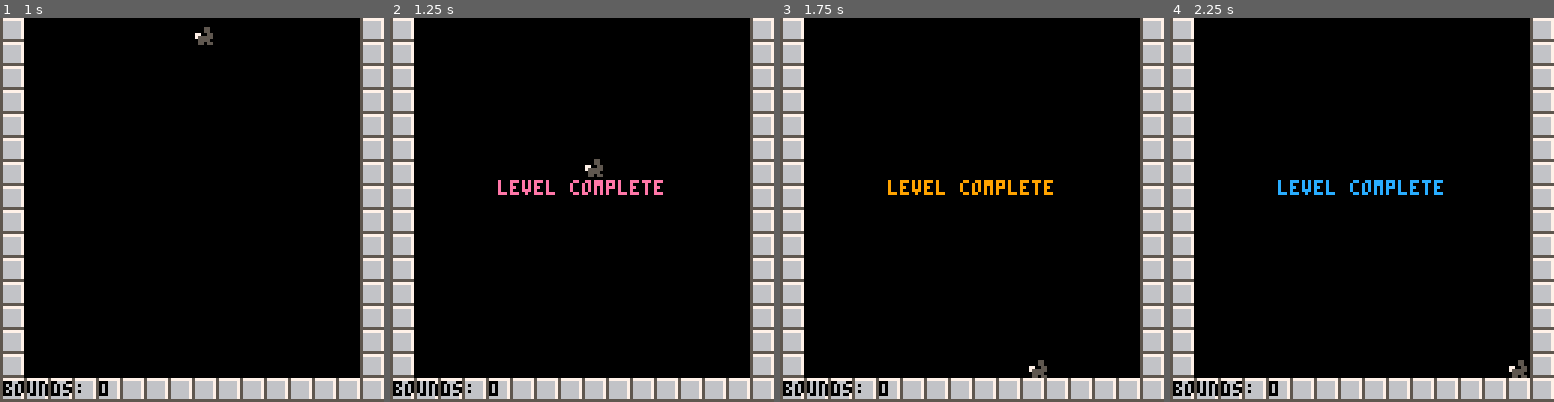
Above: before the commit, frames 1-4 (left to right).
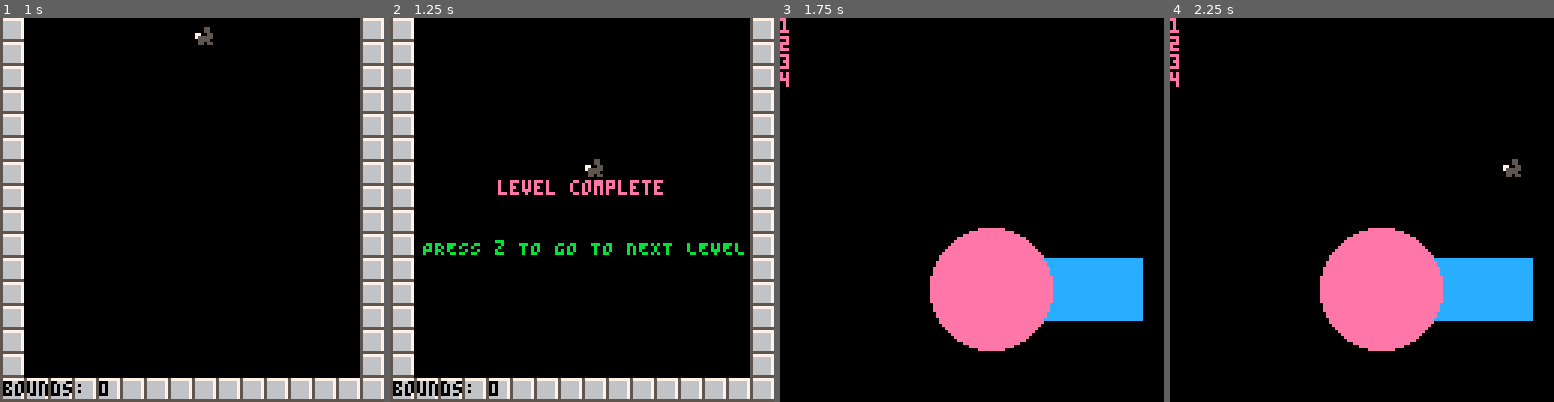
Above: after the commit, the same moments.

Repository: bardunbar/ggj-21
Game: PICO-8 cartridge carts/ggj-21.p8
The game is run twice, just before and just after one commit, with the same random seed, the same clock (stepped at 60 frames per second) and the same inputs.
Inputs:
- Up to frame 1 (1 s): tap X (X key) at 0.33 s; tap O (Z key) at 0.7 s
- Up to frame 2 (1.25 s): tap X (X key) at 1.07 s
- Up to frame 3 (1.75 s): hold Right from 1.6 s (still down); tap O (Z key) at 1.7 s
- Up to frame 4 (2.25 s): tap X (X key) at 1.85 s; release Right at 2.1 s; tap O (Z key) at 2.1 s; hold Up from 2.15 s (still down)

Frame 1 is identical in both runs. In frame 2, 0.9% of the frame differs, in the area x 8-93%, y 57-62%; in frame 3, 30%; in frame 4, 30%, in the area x 0-100%, y 0-100%.

Commit message:
Adding level complete > next level sequence

Diff:
--- a/carts/hud.lua
+++ b/carts/hud.lua
@@ -4,9 +4,18 @@
     self.gameContext = gameContext
 end
 
+function hud:update()
+    if self.gameContext.isLevelComplete then
+        if btnp(4) then
+            self.gameContext:nextLevel()
+        end
+    end
+end
+
 function hud:draw()
     print("bounds: " .. self.gameContext.boundCount, 1, 121, 0)
     if self.gameContext.isLevelComplete then
         print("level complete", 36, 54, utilities:getHighlightColor())
+        print("PRESS z TO GO TO NEXT LEVEL", 11, 74, 11)
     end
 end
--- a/carts/levelBase.lua
+++ b/carts/levelBase.lua
@@ -19,9 +19,10 @@
 function levelBase:update()
     self.gameContext.player:update()
 
-    if btnp(5) then
+    if btnp(5) and not self.gameContext.isLevelComplete then
         self.gameContext:completeLevel()
     end
+    hud:update()
 end
 
 function levelBase:draw()
--- a/carts/main.lua
+++ b/carts/main.lua
@@ -1,18 +1,40 @@
 
 -- Current screen of the game
 curscreen = nil
-gameContext = {}
+gameContext = {
+    screens =
+    {
+        mainMenu = mainMenu,
+        whiteboxLevel = whiteboxLevel,
+        firstLevel = firstLevel
+    },
+    levelOrder =
+    {
+        "whiteboxLevel",
+        "firstLevel"
+    },
+}
 
 function gameContext:resetState()
     self.boundCount = 0
     self.player:reset_position(64, -16)
 end
 
-function gameContext:goToScreen(screenKey)
+function gameContext:goToScreen(screenKey, levelIndex)
     if curscreen then
         curscreen:onExitScreen()
     end
     curscreen = self.screens[screenKey]
+    -- check if this screen is a level and if so set the level index
+    self.levelIndex = levelIndex
+    if not levelIndex then
+        for i = 1, #self.levelOrder do
+            if self.levelOrder[i] == screenKey then
+                self.levelIndex = i
+                break
+            end
+        end
+    end
     curscreen:onEnterScreen()
 end
 
@@ -20,20 +42,19 @@
     self.isLevelComplete = true
 end
 
+function gameContext:nextLevel()
+    self.isLevelComplete = false
+    if self.levelIndex > 0 and self.levelIndex < #self.levelOrder then
+        local newLevelIndex = self.levelIndex + 1
+        self:goToScreen(self.levelOrder[newLevelIndex], newLevelIndex)
+    end
+end
+
 -- Main functions
 
 function _init()
     -- Assign player to the context
     gameContext.player = player
-    player:draw()
-    -- gameContext.player:draw()
-
-    gameContext.screens =
-    {
-        mainMenu = mainMenu,
-        whiteboxLevel = whiteboxLevel
-    }
-
     hud:init(gameContext)
     for _, screen in pairs(gameContext.screens) do
         screen:init(gameContext)
@@ -50,4 +71,5 @@
 function _draw()
     cls()
     curscreen:draw()
+    utilities:draw()
 end
--- a/carts/utilities.lua
+++ b/carts/utilities.lua
@@ -16,8 +16,19 @@
     end
 end
 
+local debugString
+function printDebug(inDebugString)
+    debugString = inDebugString
+end
+
 function utilities:update()
     updateHighlightColor()
+end
+
+function utilities:draw()
+    if debugString then
+        print(debugString, 0, 0, 8)
+    end
 end
 
 function utilities:getHighlightColor()
